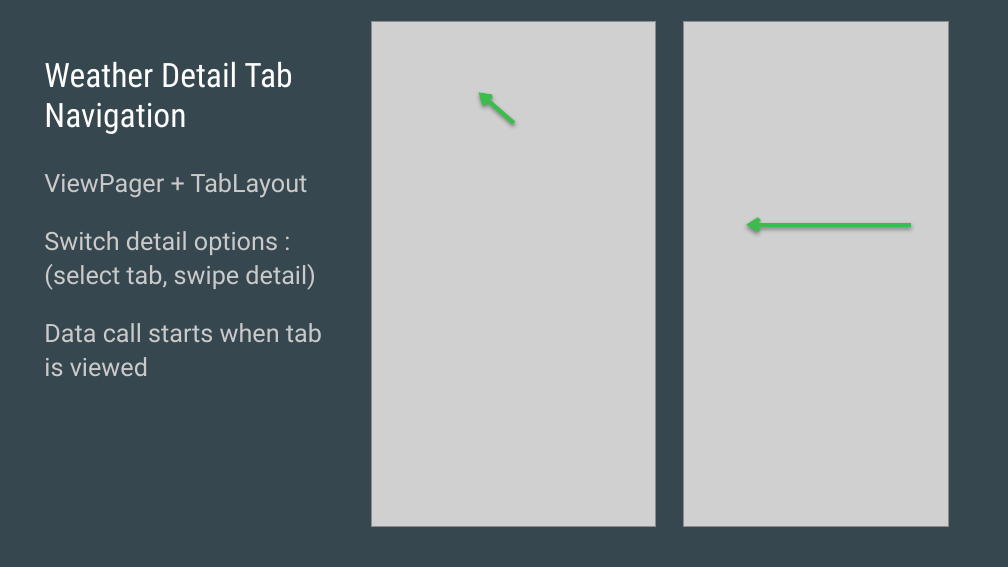
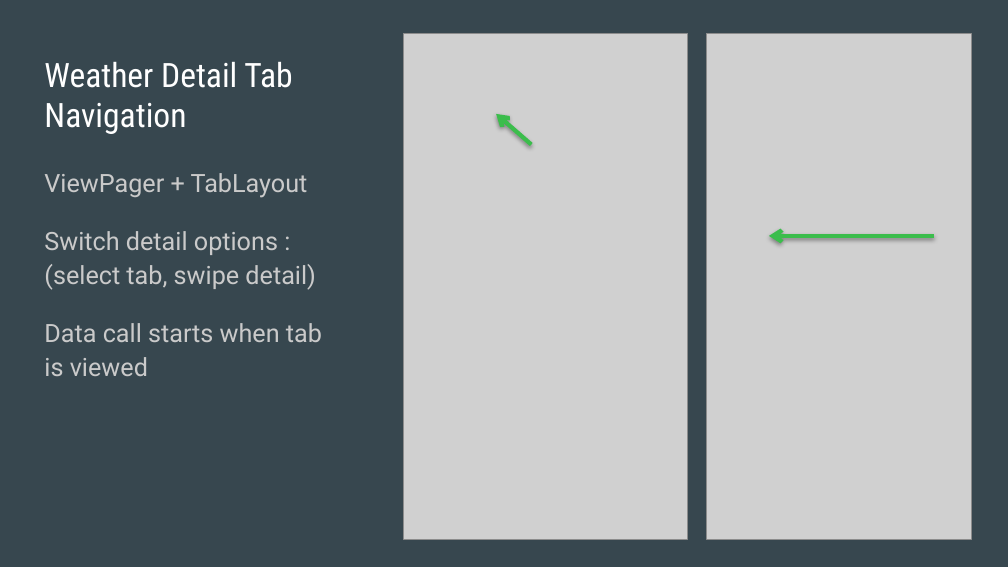
Before and after one commit to laurenyew/WeatherApp, a slide deck: slide 10 of Phunware_Weather_App_Presentation.pptx. Drawn at 1008x567 pixels with LibreOffice and Linux fonts; fonts in the diff are those of the drawing; grey boxes stand for pictures. Boxes give left, top, right and bottom in pixels: in the first picture for what was removed or moved away, otherwise in the second. Text is boxed around its words. In the diff, an @@ line names an element or a change of style, - is before the commit and + after.

```diff
--- a/Phunware_Weather_App_Presentation.pptx
+++ b/Phunware_Weather_App_Presentation.pptx
@@ picture: place and size @@
-picture at box(372, 21, 656, 527)
+picture at box(403, 33, 687, 539)
@@ picture: place and size @@
-picture at box(683, 21, 949, 527)
+picture at box(707, 33, 972, 539)
@@ arrow moved from (514, 123) - (479, 93) to (531, 144) - (496, 114) @@
@@ arrow moved from (911, 225) - (746, 225) to (933, 236) - (769, 236) @@
```
Also in this commit, not shown: 4 other slides changed, 1 other file.
